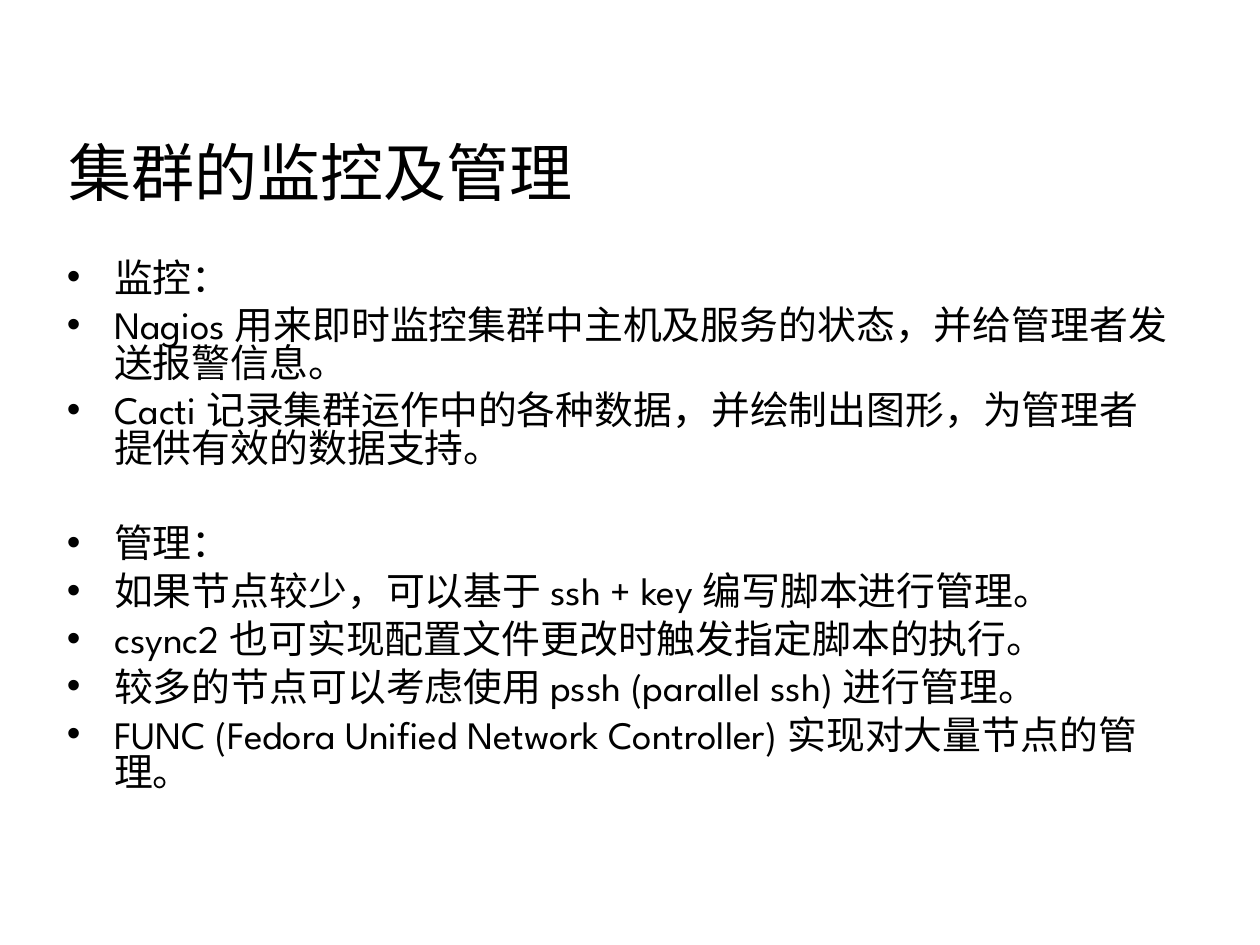
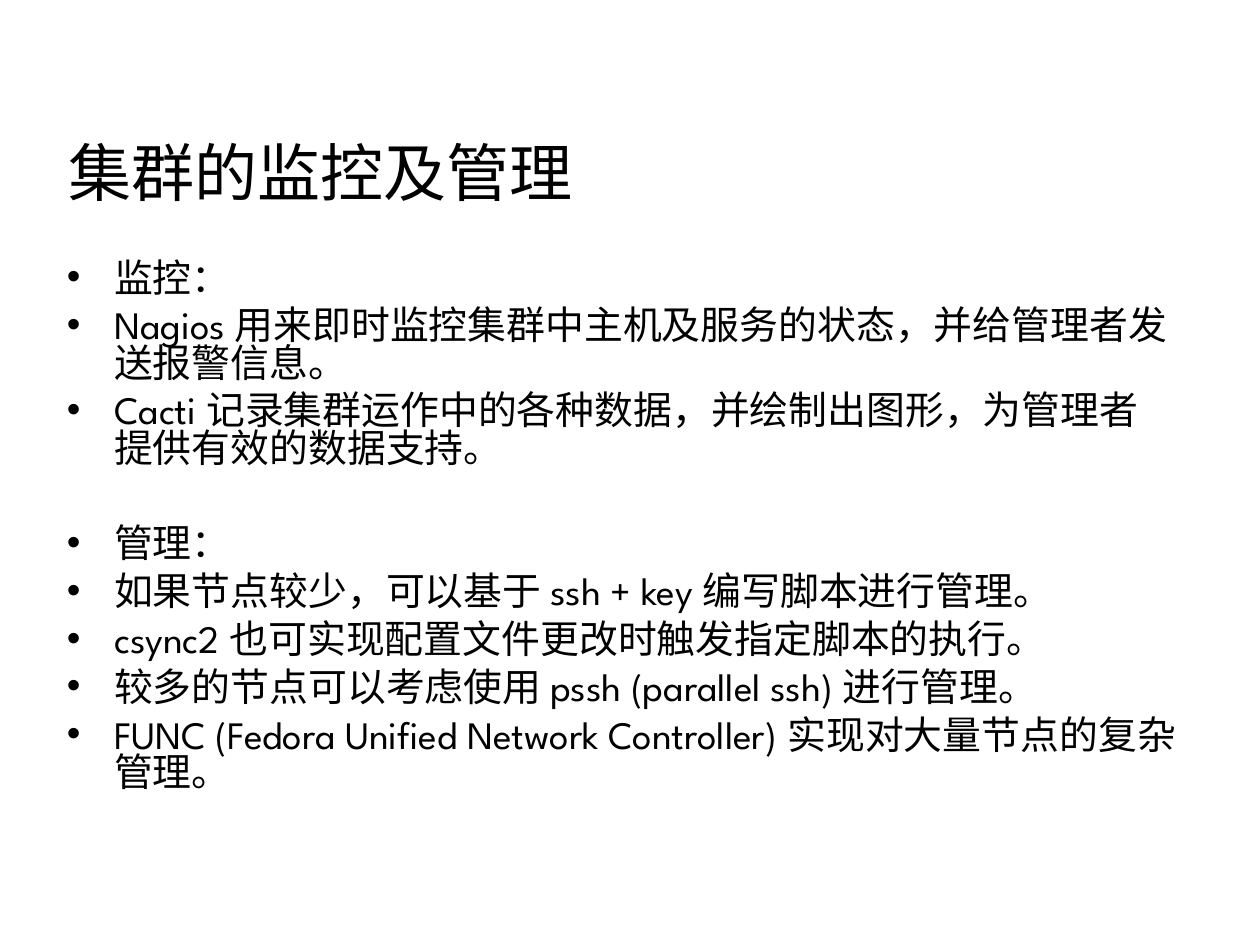
Before and after one commit to 7KjN3mHq/bluedata, a slide deck: slide 37 of system/01总览/架构/网站集群架构.ppt. Drawn at 1260x945 pixels with LibreOffice and Linux fonts; fonts in the diff are those of the drawing; background and template pictures are left out. Boxes give left, top, right and bottom in pixels: in the first picture for what was removed or moved away, otherwise in the second. Text is boxed around its words. In the diff, an @@ line names an element or a change of style, - is before the commit and + after.

```diff
--- a/system/01总览/架构/网站集群架构.ppt
+++ b/system/01总览/架构/网站集群架构.ppt
@@ text at (114,716,1175,789): text changed @@
-• FUNC (Fedora Unified Network Controller) 实现对大量节点的管理。
+• FUNC (Fedora Unified Network Controller) 实现对大量节点的复杂管理。
```
Also in this commit, not shown: 7 other slides changed, 2 other files.
